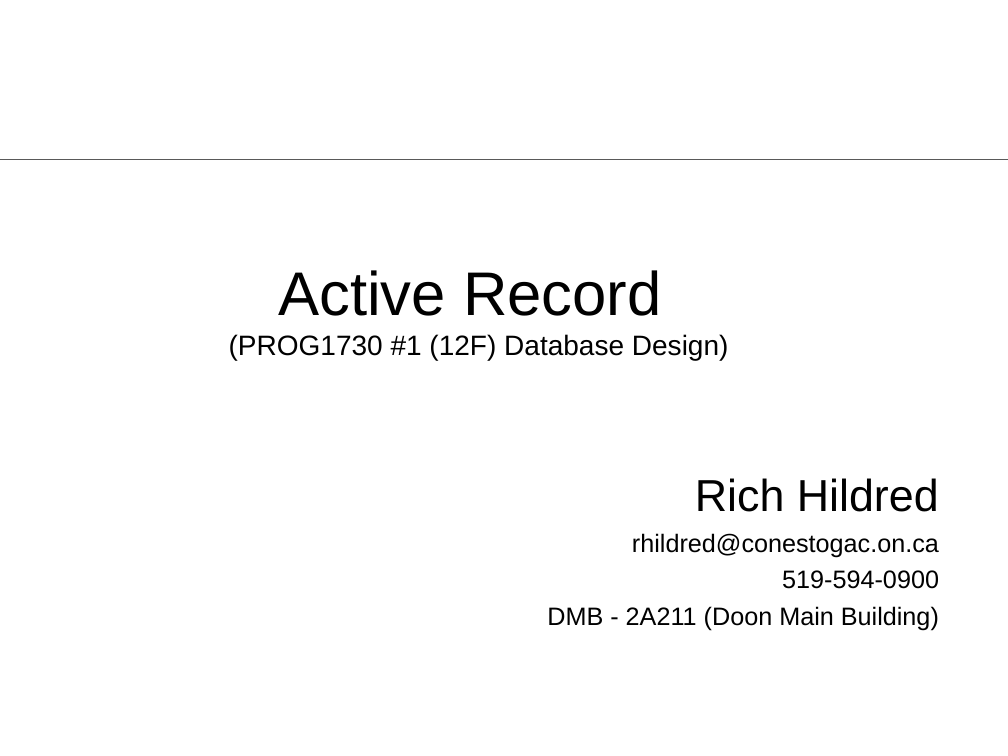
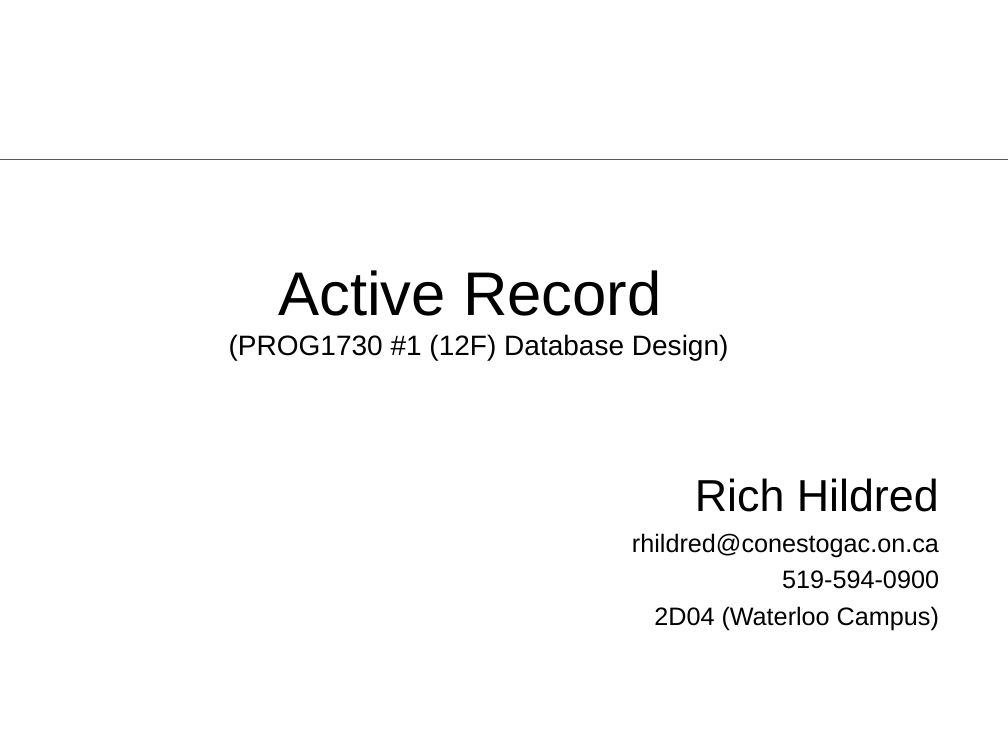
Before and after one commit to rhildred/addCustomer, a slide deck: slide 1 of docs/ActiveRecord.ppt. Drawn at 1008x756 pixels with LibreOffice and Linux fonts; fonts in the diff are those of the drawing; background and template pictures are left out. Boxes give left, top, right and bottom in pixels: in the first picture for what was removed or moved away, otherwise in the second. Text is boxed around its words. In the diff, an @@ line names an element or a change of style, - is before the commit and + after.

```diff
--- a/docs/ActiveRecord.ppt
+++ b/docs/ActiveRecord.ppt
@@ subtitle at (654, 606, 939, 631): text changed @@
-DMB - 2A211 (Doon Main Building)
+2D04 (Waterloo Campus)
```
Also in this commit, not shown: 1 other file.
